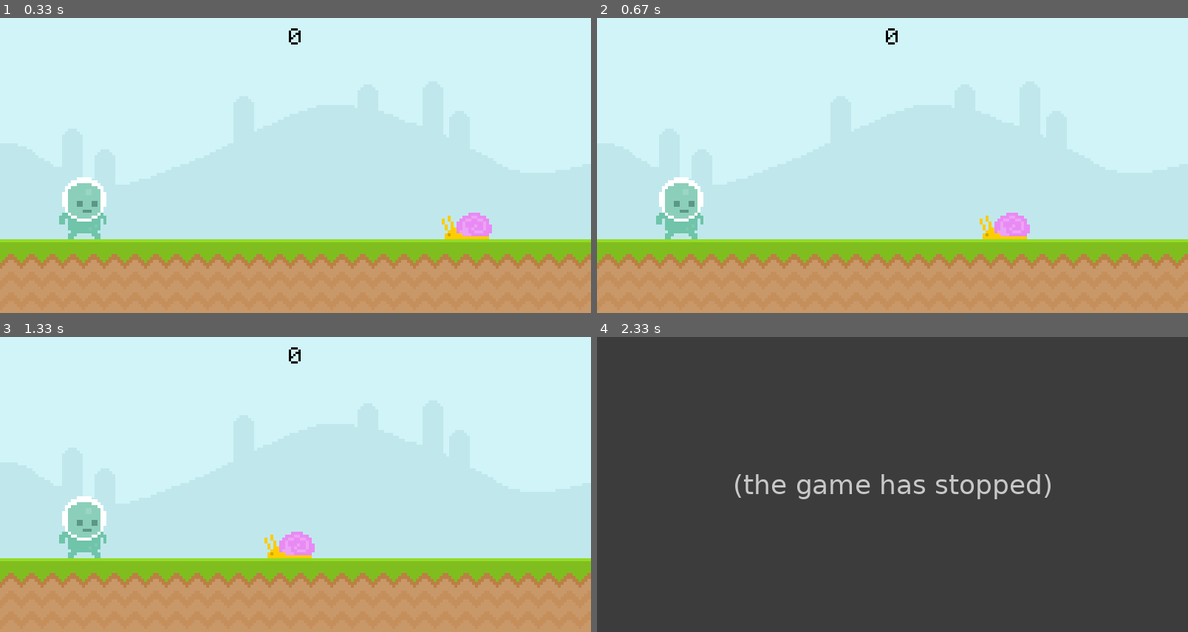
Above: before the commit, frames 1-4 (two rows, left to right).
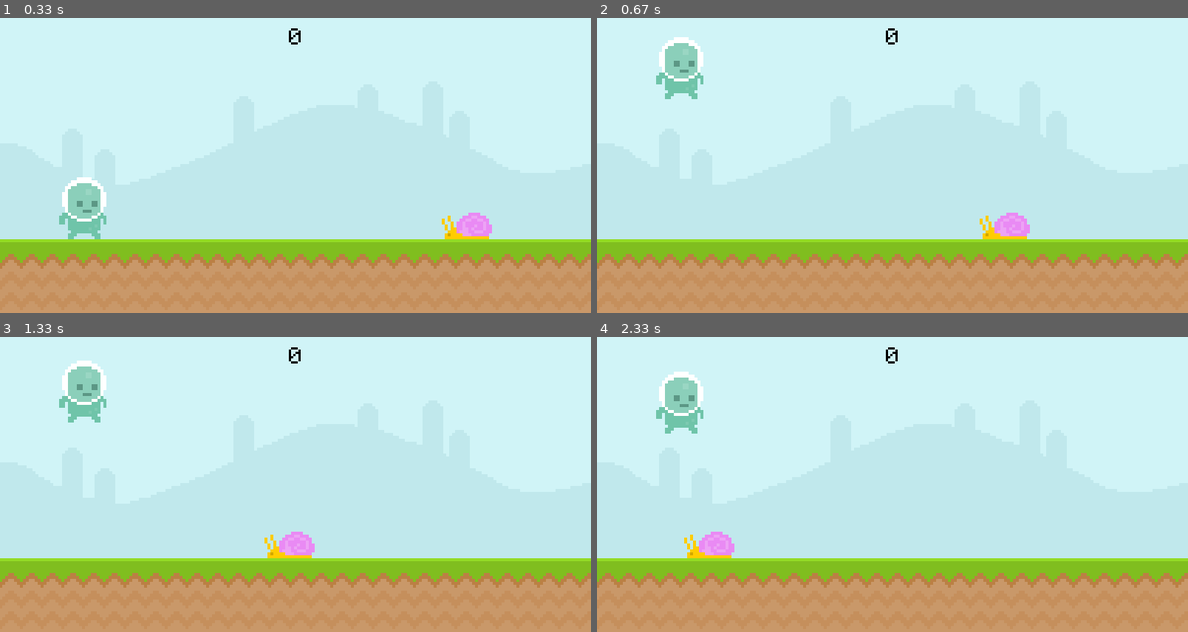
Above: after the commit, the same moments.

Repository: Kntobor/TheUltimateIntroToPygame
Game: pygame game, started from main.py
Two runs of this game, one before a commit and one after it. Both use one fixed random seed, a clock stepped at 60 frames per second and the inputs below.
Inputs (mouse positions are in pixels of both pictures, inside the frame that each line leads up to):
- Up to frame 1 (0.33 s): no input
- Up to frame 2 (0.67 s): tap Space at 0.33 s
- Up to frame 3 (1.33 s): click (295, 502) at 0.72 s; tap Space at 1.07 s
- Up to frame 4 (2.33 s): tap Space at 1.37, 1.9, 2.2 s

Frame 1 is identical in both runs. In frame 2, 2.5% of the frame differs, in the area x 10-18%, y 6-75%; in frame 3, 2.5%; in frame 4, 100%, in the area x 0-100%, y 0-100%.
Before the commit the program exited at 2.22 s; later frames show no game.

Commit message:
added player jumping and gravity

Diff:
--- a/main.py
+++ b/main.py
@@ -17,6 +17,7 @@
 
 playerSurface = pygame.image.load('graphics\Player\player_walk_1.png')
 playerRect = playerSurface.get_rect(bottom = 300, left = 80)
+playerGravity = 0
 
 while True:
     for event in pygame.event.get():
@@ -25,7 +26,12 @@
             exit()
             break
         elif event.type == pygame.MOUSEBUTTONDOWN:
-            print(event.pos)
+            if playerRect.bottom == 30:
+                playerGravity = -20
+        if event.type == pygame.KEYDOWN:
+            if event.key == pygame.K_SPACE:
+                if playerRect.bottom == 300:
+                    playerGravity = -20
 
     screen.blit(skySurface, (0, 0))
     screen.blit(groundSurface, (0, 300))
@@ -35,6 +41,12 @@
     if snailRect.right <= 0:
         snailRect.left = 810
     screen.blit(snailSurface, snailRect)
+
+    #Player
+    playerGravity+= 1
+    playerRect.bottom += playerGravity
+    if playerRect.bottom >= 300:
+        playerRect.bottom = 300
     screen.blit(playerSurface, playerRect)
 
     if playerRect.colliderect(snailRect):
